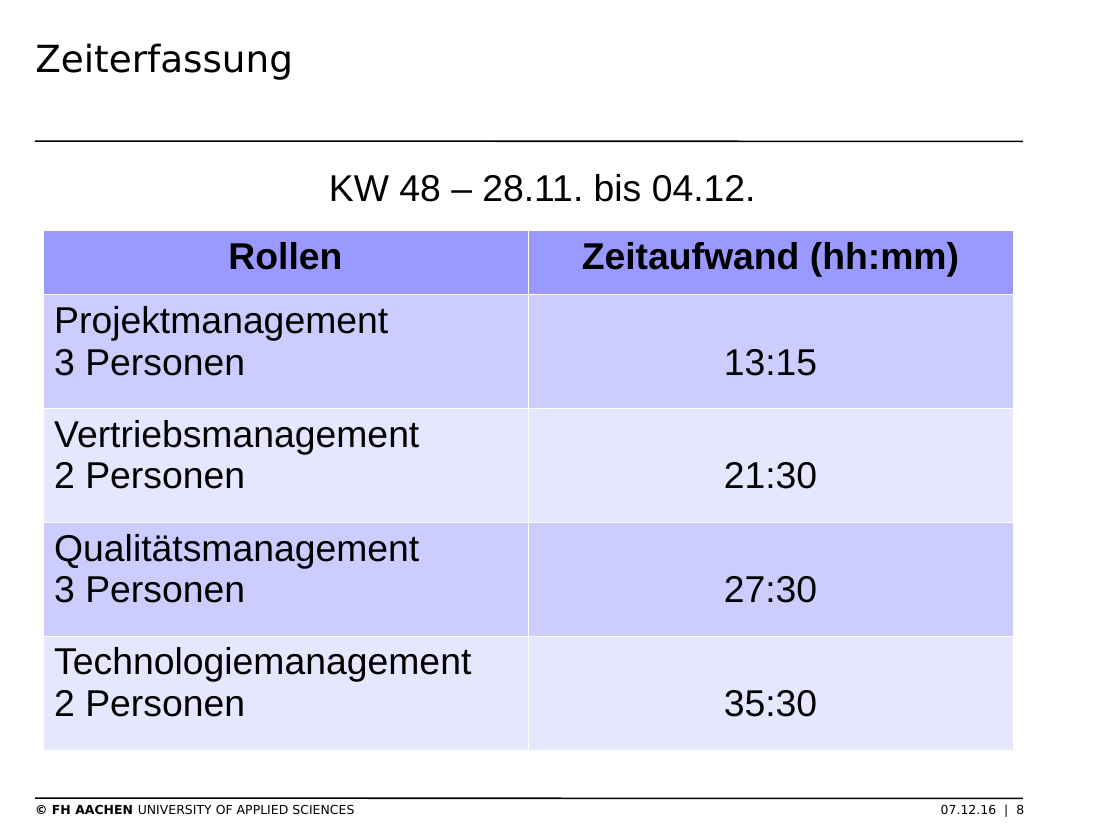
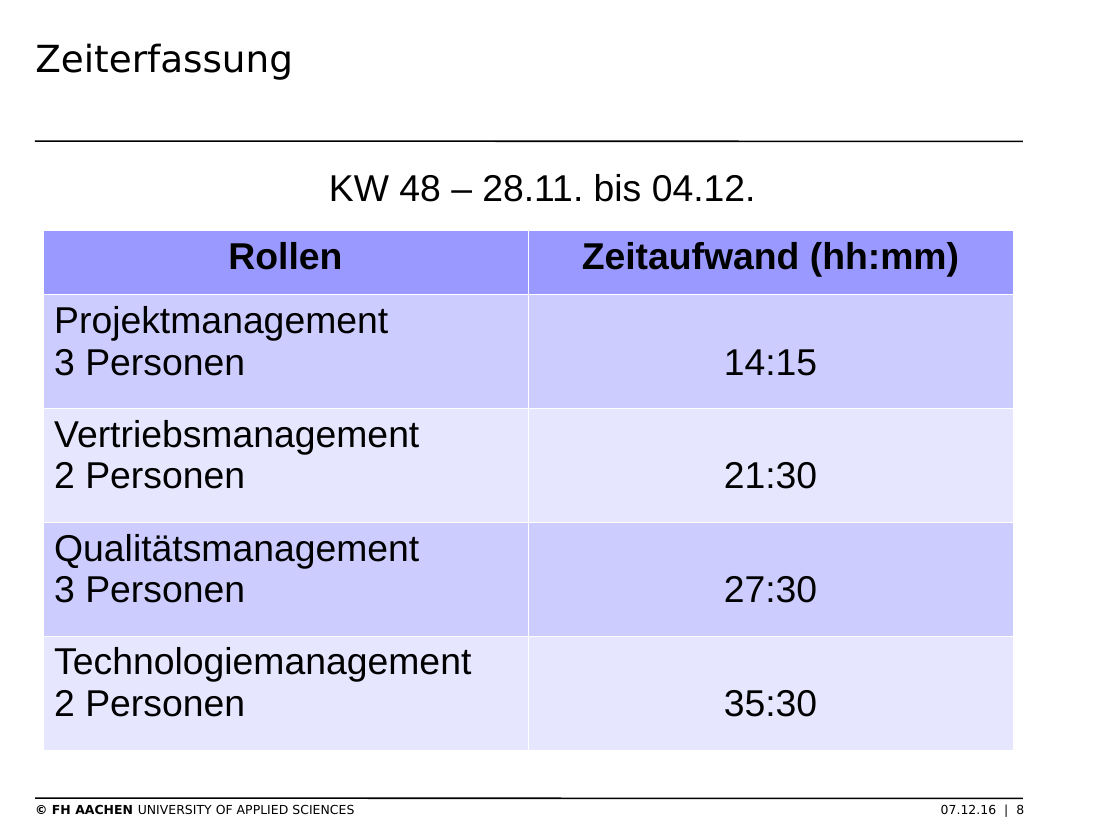
Before and after one commit to thomasgor/swe, a slide deck: slide 8 of Dokumente/Coaching/2016-12-07/2016-12-07 Präsentation Projektmgmt.odp. Drawn at 1120x840 pixels with LibreOffice and Linux fonts; fonts in the diff are those of the drawing; background and template pictures are left out. Boxes give left, top, right and bottom in pixels: in the first picture for what was removed or moved away, otherwise in the second. Text is boxed around its words. In the diff, an @@ line names an element or a change of style, - is before the commit and + after.

```diff
--- a/Dokumente/Coaching/2016-12-07/2016-12-07 Präsentation Projektmgmt.odp
+++ b/Dokumente/Coaching/2016-12-07/2016-12-07 Präsentation Projektmgmt.odp
@@ table at [43,231,1012,750] @@
-row 2, column 2: 13:15
+row 2, column 2: 14:15
```
Also in this commit, not shown: 1 other slide changed, 1 other file.
